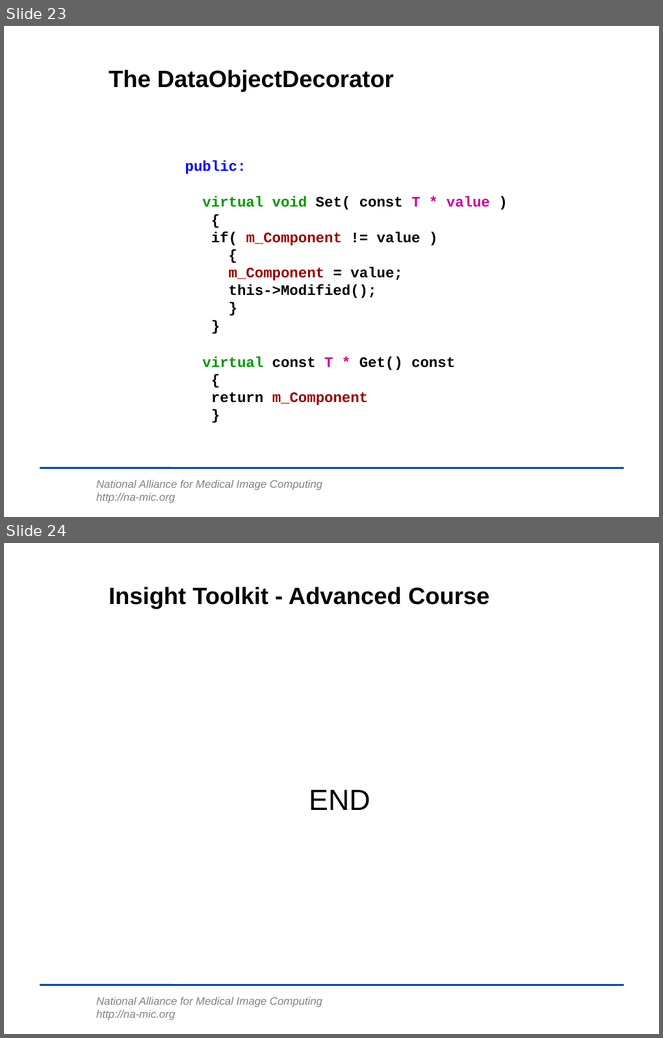
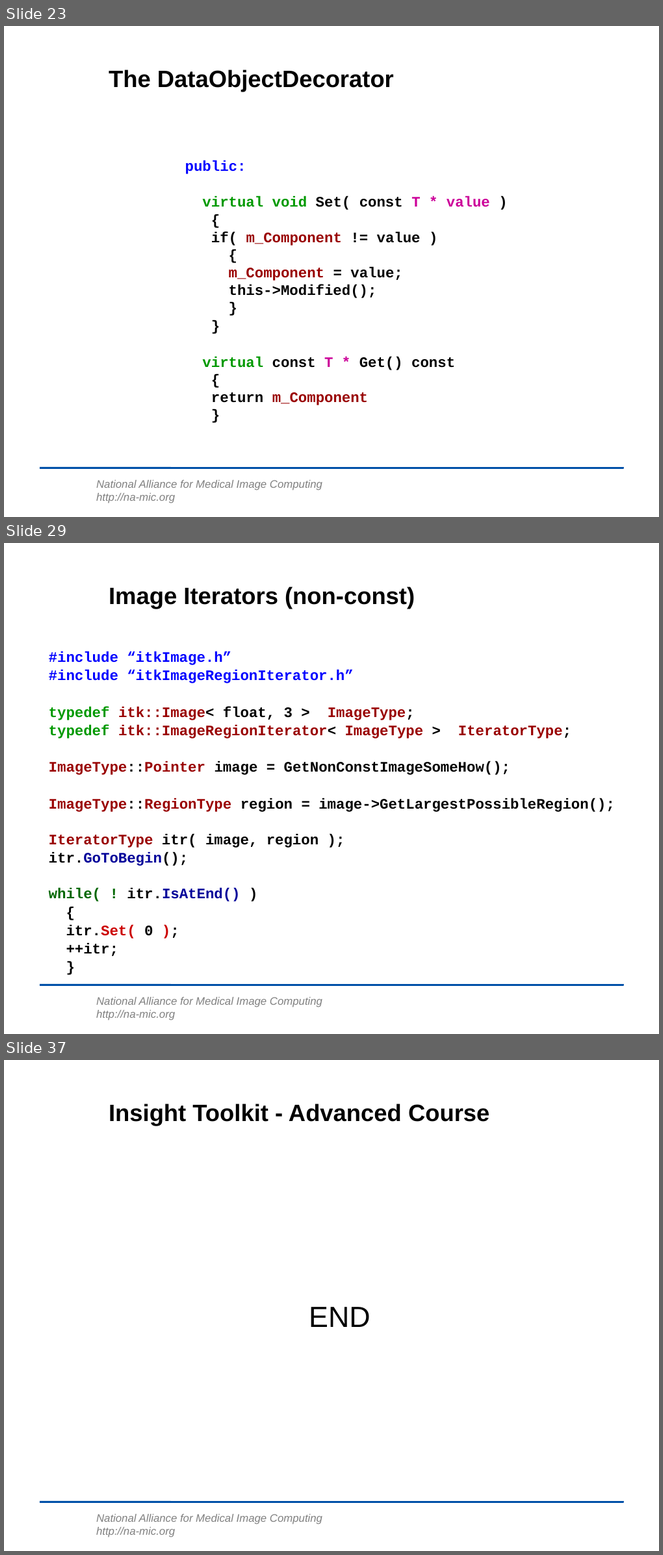
Before and after one commit to lheckemann/namic-sandbox, a slide deck: ITKAdvancedCourse/doc/presentations/Insight-DesignPatterns.ppt. Shown one above the other, each under a label of ours: slides 23 and 24 before the commit, slides 23, 29 and 37 after it; the slides between them are not shown. The pictures are 663x1038 and 663x1555 pixels, drawn with LibreOffice and Linux fonts; fonts in the diff are those of the drawing; background and template pictures are left out. Boxes give left, top, right and bottom in pixels: in the first picture for what was removed or moved away, otherwise in the second. Text is boxed around its words. In the diff, an @@ line names an element or a change of style, - is before the commit and + after.

Commit message:
ENH: Iterators added. Starting to add ImageAdaptors.

```diff
--- a/ITKAdvancedCourse/doc/presentations/Insight-DesignPatterns.ppt
+++ b/ITKAdvancedCourse/doc/presentations/Insight-DesignPatterns.ppt
@@ slide 29 added at [4,543,659,1034], background #FFFFFF; not listed: 2 template elements that a slide beside it also shows @@
@@ title added at [109,587,415,609], 26 pt, text #000000, bold @@
+Image Iterators (non-const)
@@ text added at [49,652,615,956], 16 pt, text #000000, bold @@
+#include “itkImage.h”
+#include “itkImageRegionIterator.h”
+typedef itk::Image< float, 3 > ImageType;
+typedef itk::ImageRegionIterator< ImageType > IteratorType;
+ImageType::Pointer image = GetNonConstImageSomeHow();
+ImageType::RegionType region = image->GetLargestPossibleRegion();
+IteratorType itr( image, region );
+itr.GoToBegin();
+while( ! itr.IsAtEnd() )
+{
+itr.Set( 0 );
+++itr;
+}
@@ what was slide 24 is now slide 37 @@
```
Also in this commit, not shown: 12 other slides added.
